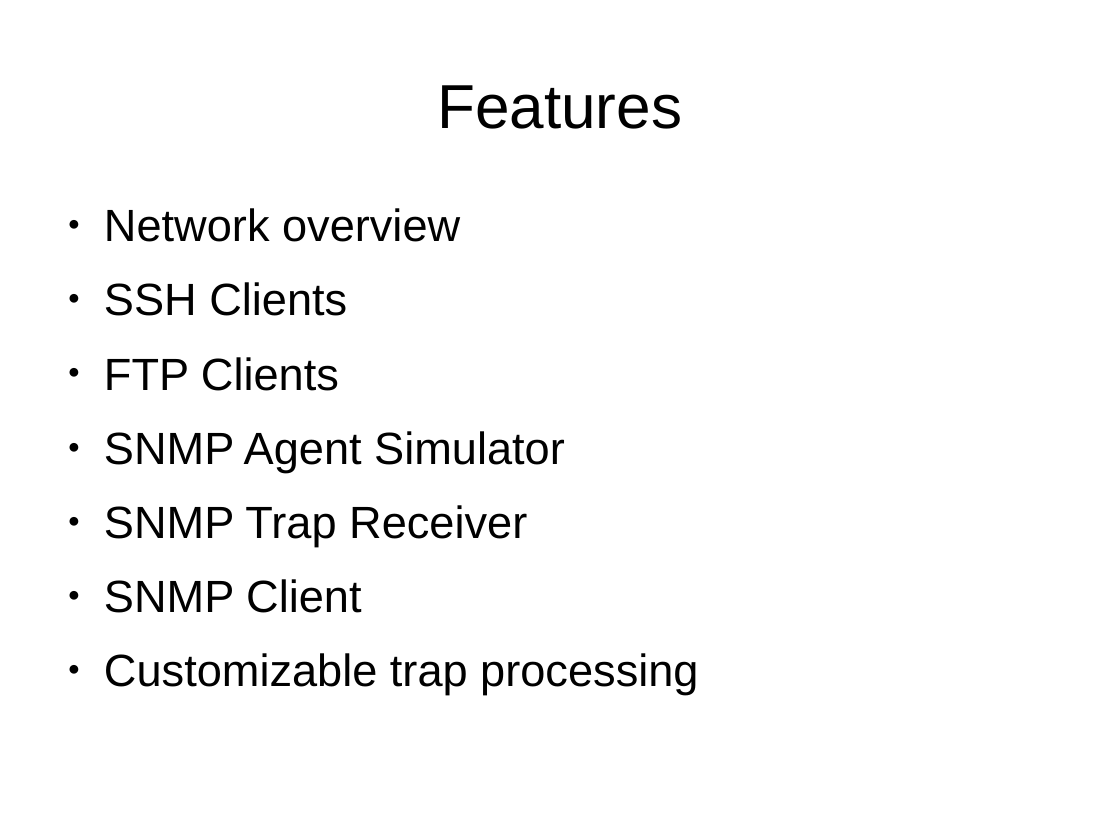
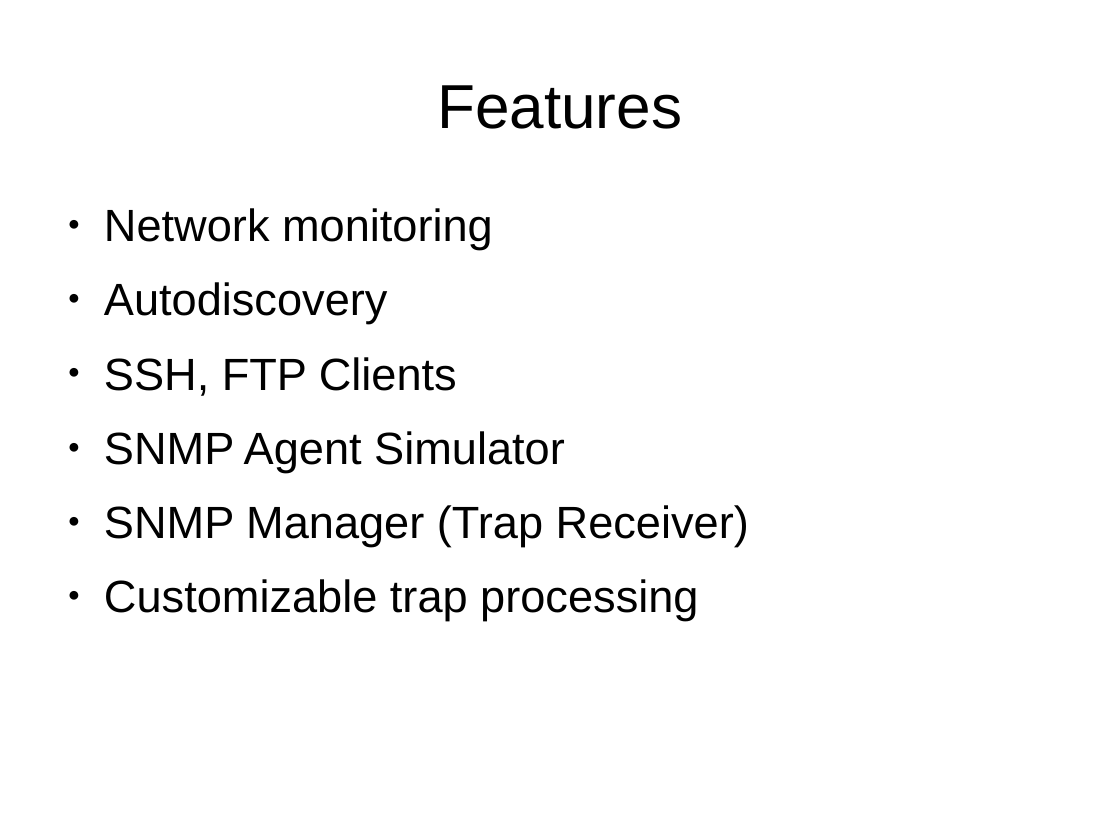
Before and after one commit to matjaz99/DTools, a slide deck: slide 2 of doc/DTools presentation.odp. Drawn at 1120x840 pixels with LibreOffice and Linux fonts; fonts in the diff are those of the drawing. Boxes give left, top, right and bottom in pixels: in the first picture for what was removed or moved away, otherwise in the second. Text is boxed around its words. In the diff, an @@ line names an element or a change of style, - is before the commit and + after.

```diff
--- a/doc/DTools presentation.odp
+++ b/doc/DTools presentation.odp
@@ text at (x1=104, y1=208, x2=493, y2=396): text changed @@
-● Network overview
-● SSH Clients
-● FTP Clients
+● Network monitoring
+● Autodiscovery
+● SSH, FTP Clients
@@ text at (x1=104, y1=505, x2=749, y2=547): text changed @@
-● SNMP Trap Receiver
-● SNMP Client
+● SNMP Manager (Trap Receiver)
```
Also in this commit, not shown: 1 other slide changed, 8 other files.
